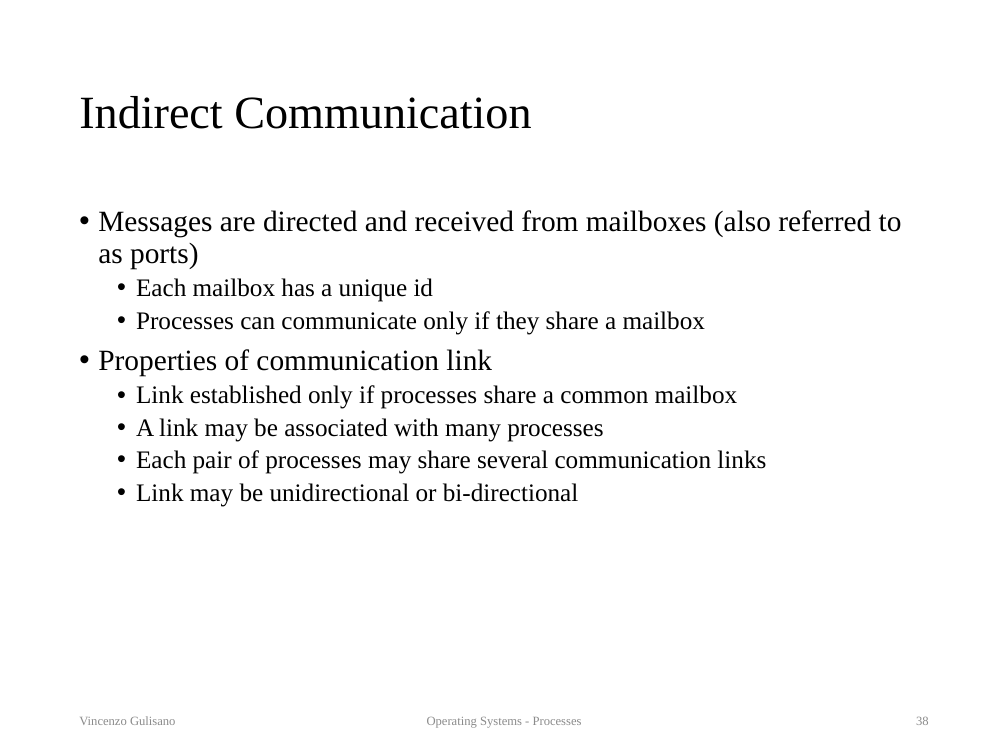
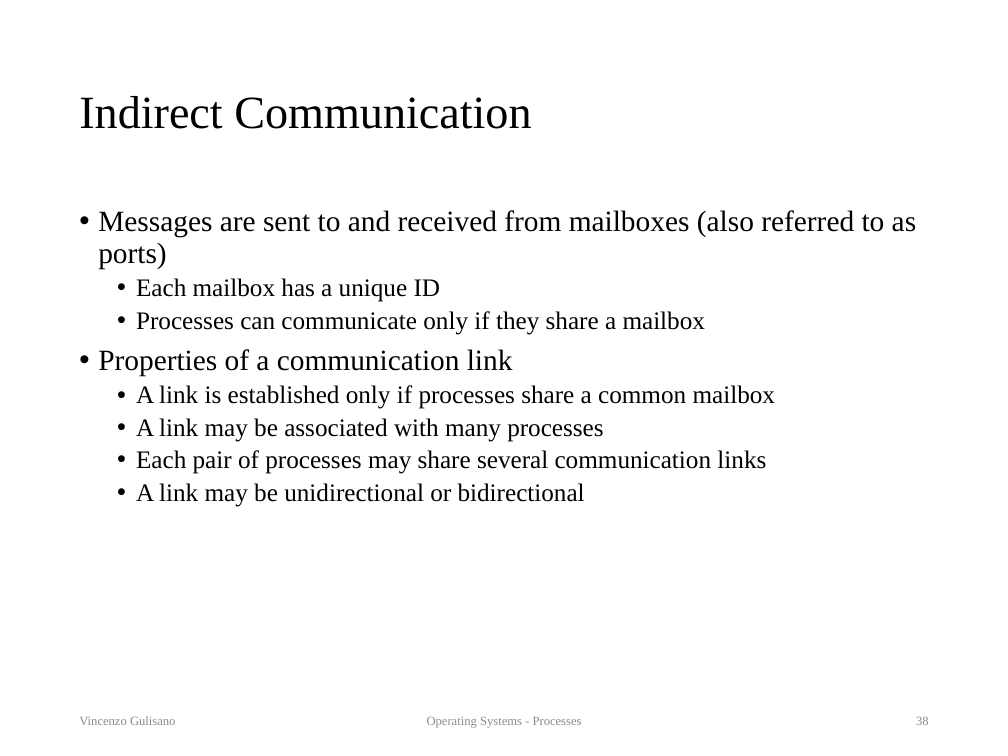
Before and after one commit to vincenzo-gulisano/os_material, a slide deck: slide 38 of slides/processes.pptx. Drawn at 1008x756 pixels with LibreOffice and Linux fonts; fonts in the diff are those of the drawing. Boxes give left, top, right and bottom in pixels: in the first picture for what was removed or moved away, otherwise in the second. Text is boxed around its words. In the diff, an @@ line names an element or a change of style, - is before the commit and + after.

Commit message:
Polished processes slides (mainly typos and broken sentences, but also some sentence that was possibly confusing / over-simplifying). Slightly updated exerices at the end too

```diff
--- a/slides/processes.pptx
+++ b/slides/processes.pptx
@@ text at (98,210,916,302): text changed @@
-• Messages are directed and received from mailboxes (also referred to as ports)
-  • Each mailbox has a unique id
+• Messages are sent to and received from mailboxes (also referred to as ports)
+  • Each mailbox has a unique ID
@@ text at (98,349,776,409): text changed @@
-• Properties of communication link
-  • Link established only if processes share a common mailbox
+• Properties of a communication link
+  • A link is established only if processes share a common mailbox
@@ text at (136,483,585,507): text changed @@
-  • Link may be unidirectional or bi-directional
+  • A link may be unidirectional or bidirectional
```
Also in this commit, not shown: 39 other slides changed, 3 other files.
